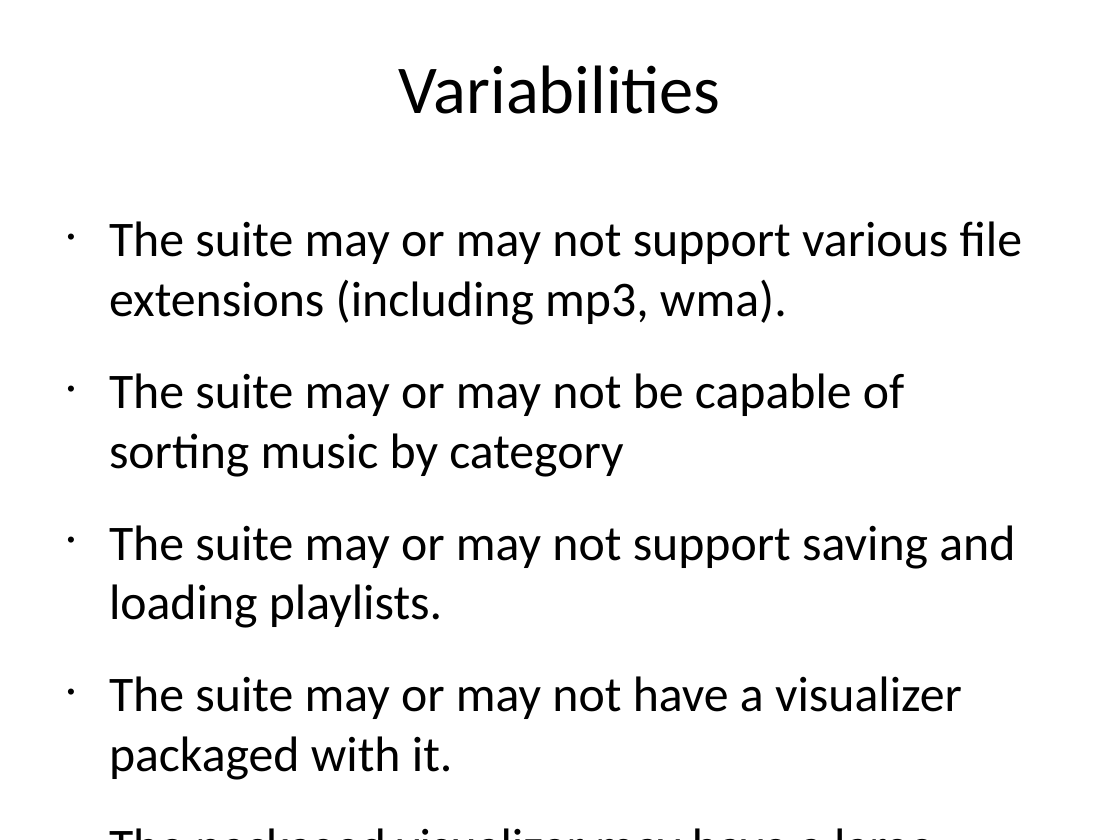
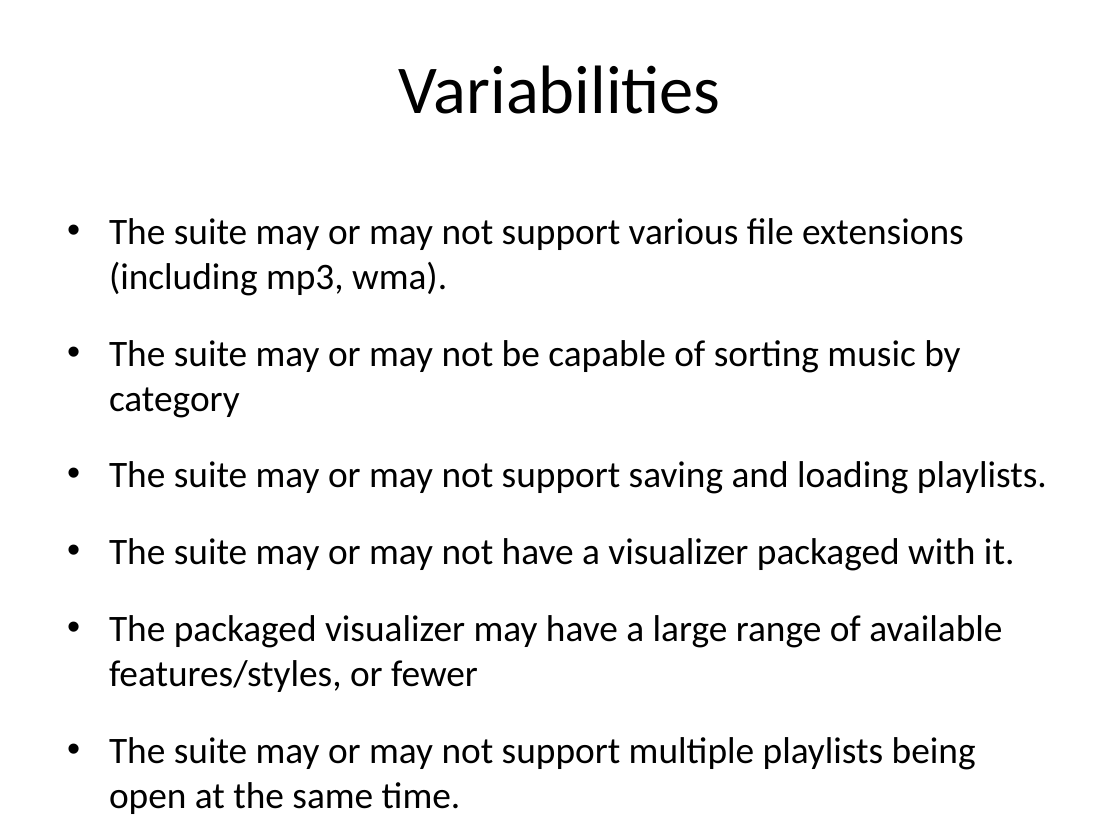
Before and after one commit to codebycliff/fractalblaster, a slide deck: slide 4 of trunk/doc/Mid-Semester Progress.ppt. Drawn at 1120x840 pixels with LibreOffice and Linux fonts; fonts in the diff are those of the drawing. Boxes give left, top, right and bottom in pixels: in the first picture for what was removed or moved away, otherwise in the second. Text is boxed around its words. In the diff, an @@ line names an element or a change of style, - is before the commit and + after.

```diff
--- a/trunk/doc/Mid-Semester Progress.ppt
+++ b/trunk/doc/Mid-Semester Progress.ppt
@@ text "The suite may or may ..." at [109, 218, 1047, 814]: size 32 to 24 pt @@
```
Also in this commit, not shown: 1 other slide changed, 3 slides added, 1 other file.
